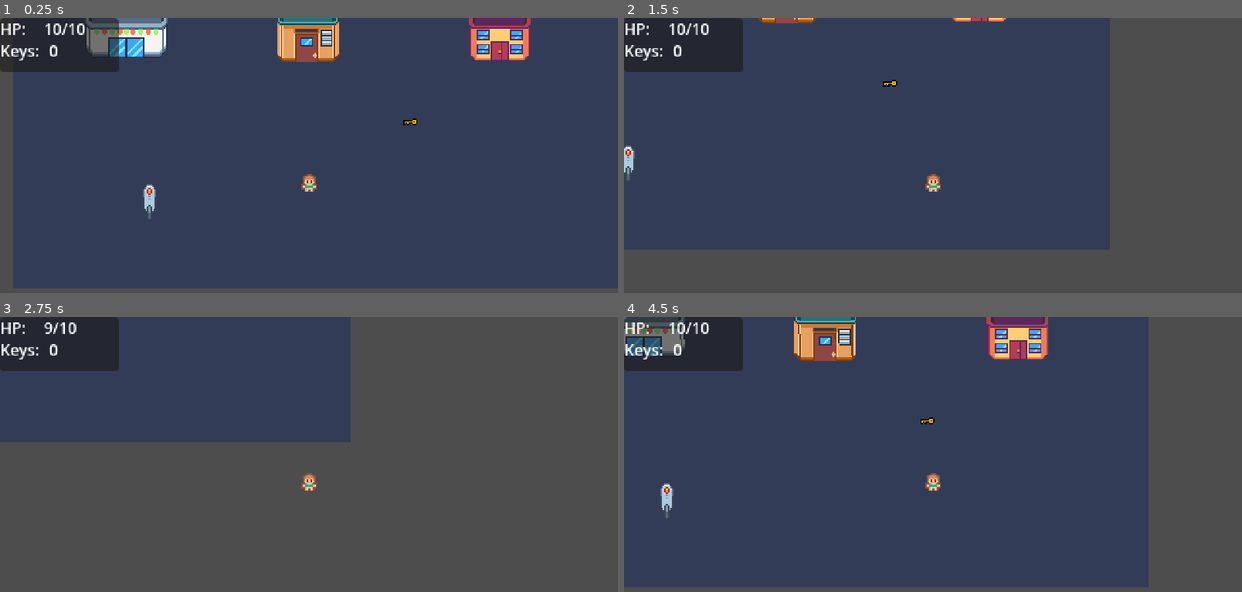
Above: before the commit, frames 1-4 (two rows, left to right).
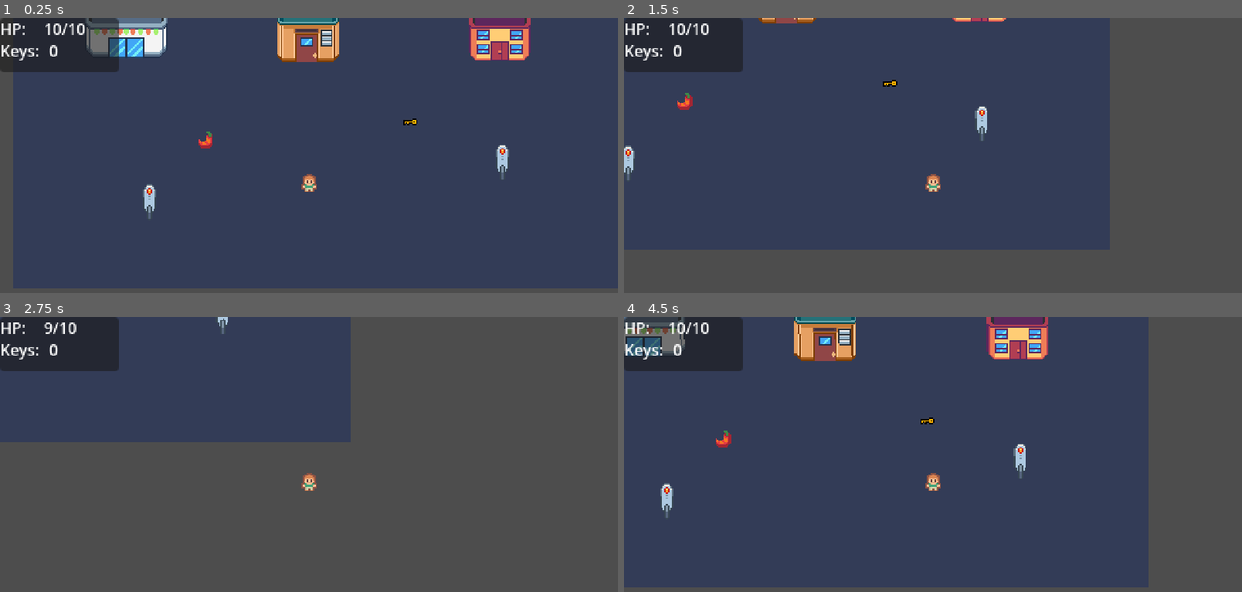
Above: after the commit, the same moments.

Repository: arahmaninov/test-street
Game: Godot game, scene res://scenes/game.tscn
Two runs of this game, one before a commit and one after it. Both use one fixed random seed, a clock stepped at 60 frames per second and the inputs below.
Inputs:
- Up to frame 1 (0.25 s): no input
- Up to frame 2 (1.5 s): tap Enter at 0.5 s; hold Right (right) 0.53-1.28 s; hold N (heal) 0.53-1.28 s; tap E (interact) at 0.8, 1.35 s; hold Down (down) from 1.28 s (still down)
- Up to frame 3 (2.75 s): tap N (heal) at 1.55 s; release Down (down) at 2.03 s; hold Right (right) from 2.03 s (still down); hold M (damage) from 2.03 s (still down); tap E (interact) at 2.3 s
- Up to frame 4 (4.5 s): release Right (right) at 2.78 s; release M (damage) at 2.78 s; hold Up (up) 2.78-3.53 s; tap N (heal) at 2.85, 4.35 s; hold E (interact) 3.53-4.28 s; hold Left (left) from 3.53 s (still down)

The runs differ from the first frame. In frame 1, 0.2% of the frame differs, in the area x 32-83%, y 41-59%; in frame 2, 0.3%, in the area x 8-59%, y 27-45%; in frame 3, less than 0.1%; in frame 4, 0.3%.

Commit message:
add: items

Diff:
--- /dev/null
+++ b/scenes/apple.tscn
@@ -0,0 +1,18 @@
+[gd_scene load_steps=4 format=3 uid="uid://b7nt8mfaipa5l"]
+
+[ext_resource type="Script" path="res://scripts/apple.gd" id="1_8wtxl"]
+[ext_resource type="Texture2D" uid="uid://n5wqt1efgc57" path="res://assets/items/apple.png" id="2_br3a0"]
+
+[sub_resource type="CircleShape2D" id="CircleShape2D_7nyyb"]
+
+[node name="apple" type="Area2D"]
+collision_layer = 8
+script = ExtResource("1_8wtxl")
+
+[node name="Sprite2D" type="Sprite2D" parent="."]
+texture = ExtResource("2_br3a0")
+
+[node name="CollisionShape2D" type="CollisionShape2D" parent="."]
+shape = SubResource("CircleShape2D_7nyyb")
+
+[connection signal="body_entered" from="." to="." method="_on_body_entered"]
--- /dev/null
+++ b/scenes/chilie.tscn
@@ -0,0 +1,18 @@
+[gd_scene load_steps=4 format=3 uid="uid://yl2loecgt2ab"]
+
+[ext_resource type="Texture2D" uid="uid://byxwcfnpkusug" path="res://assets/items/chilie.png" id="1_ftmen"]
+[ext_resource type="Script" path="res://scripts/chilie.gd" id="1_npyep"]
+
+[sub_resource type="CircleShape2D" id="CircleShape2D_nbrq1"]
+
+[node name="chilie" type="Area2D"]
+collision_layer = 8
+script = ExtResource("1_npyep")
+
+[node name="Sprite2D" type="Sprite2D" parent="."]
+texture = ExtResource("1_ftmen")
+
+[node name="CollisionShape2D" type="CollisionShape2D" parent="."]
+shape = SubResource("CircleShape2D_nbrq1")
+
+[connection signal="body_entered" from="." to="." method="_on_body_entered"]
--- a/scenes/house_indoors.tscn
+++ b/scenes/house_indoors.tscn
@@ -1,7 +1,9 @@
-[gd_scene load_steps=6 format=3 uid="uid://bpykgtdm35lge"]
+[gd_scene load_steps=8 format=3 uid="uid://bpykgtdm35lge"]
 
 [ext_resource type="Texture2D" uid="uid://y01s7qhgik14" path="res://assets/indoor/pixel-cyberpunk-interior.png" id="1_v2kvb"]
 [ext_resource type="Script" path="res://scripts/house_indoors.gd" id="1_ysm6u"]
+[ext_resource type="PackedScene" uid="uid://b53s83ngjb26c" path="res://scenes/orange.tscn" id="3_wcos8"]
+[ext_resource type="PackedScene" uid="uid://bo0ljxust3254" path="res://scenes/mushroom.tscn" id="4_o8oso"]
 
 [sub_resource type="TileSetAtlasSource" id="TileSetAtlasSource_06x4q"]
 texture = ExtResource("1_v2kvb")
@@ -494,4 +496,10 @@
 shape = SubResource("RectangleShape2D_voxd0")
 debug_color = Color(0.686275, 0.501961, 0.0509804, 0.419608)
 
+[node name="orange" parent="." instance=ExtResource("3_wcos8")]
+position = Vector2(143, 178)
+
+[node name="mushroom" parent="." instance=ExtResource("4_o8oso")]
+position = Vector2(326, 58)
+
 [connection signal="body_entered" from="door_trigger" to="." method="_on_door_trigger_body_entered"]
--- /dev/null
+++ b/scenes/mushroom.tscn
@@ -0,0 +1,18 @@
+[gd_scene load_steps=4 format=3 uid="uid://bo0ljxust3254"]
+
+[ext_resource type="Script" path="res://scripts/mushroom.gd" id="1_t1y1v"]
+[ext_resource type="Texture2D" uid="uid://bim8g8cvfxc3y" path="res://assets/items/mushroom.png" id="2_58bur"]
+
+[sub_resource type="CircleShape2D" id="CircleShape2D_2siau"]
+
+[node name="mushroom" type="Area2D"]
+collision_layer = 8
+script = ExtResource("1_t1y1v")
+
+[node name="Sprite2D" type="Sprite2D" parent="."]
+texture = ExtResource("2_58bur")
+
+[node name="CollisionShape2D" type="CollisionShape2D" parent="."]
+shape = SubResource("CircleShape2D_2siau")
+
+[connection signal="body_entered" from="." to="." method="_on_body_entered"]
--- /dev/null
+++ b/scenes/orange.tscn
@@ -0,0 +1,19 @@
+[gd_scene load_steps=4 format=3 uid="uid://b53s83ngjb26c"]
+
+[ext_resource type="Script" path="res://scripts/orange.gd" id="1_4bt37"]
+[ext_resource type="Texture2D" uid="uid://yigue3udui8u" path="res://assets/items/orange.png" id="1_74mhb"]
+
+[sub_resource type="CircleShape2D" id="CircleShape2D_7nd8c"]
+radius = 9.0
+
+[node name="orange" type="Area2D"]
+collision_layer = 8
+script = ExtResource("1_4bt37")
+
+[node name="Sprite2D" type="Sprite2D" parent="."]
+texture = ExtResource("1_74mhb")
+
+[node name="CollisionShape2D" type="CollisionShape2D" parent="."]
+shape = SubResource("CircleShape2D_7nd8c")
+
+[connection signal="body_entered" from="." to="." method="_on_body_entered"]
--- a/scenes/shop_indoors.tscn
+++ b/scenes/shop_indoors.tscn
@@ -1,7 +1,10 @@
-[gd_scene load_steps=6 format=3 uid="uid://cjhd28hkcbug2"]
+[gd_scene load_steps=9 format=3 uid="uid://cjhd28hkcbug2"]
 
 [ext_resource type="Script" path="res://scripts/shop_indoors.gd" id="1_571q0"]
 [ext_resource type="Texture2D" uid="uid://y01s7qhgik14" path="res://assets/indoor/pixel-cyberpunk-interior.png" id="1_r35lj"]
+[ext_resource type="PackedScene" uid="uid://cxble0ne5utg6" path="res://scenes/lamp.tscn" id="3_c0bv4"]
+[ext_resource type="PackedScene" uid="uid://c8ke6ox85r83s" path="res://scenes/storage.tscn" id="4_5d6oy"]
+[ext_resource type="PackedScene" uid="uid://b7nt8mfaipa5l" path="res://scenes/apple.tscn" id="5_22lpl"]
 
 [sub_resource type="TileSetAtlasSource" id="TileSetAtlasSource_thp62"]
 texture = ExtResource("1_r35lj")
@@ -480,7 +483,7 @@
 tile_set = SubResource("TileSet_k6urk")
 format = 2
 layer_0/tile_data = PackedInt32Array(0, 131074, 3, 65536, 131074, 2, 131072, 2, 2, 196608, 65538, 3, 262144, 131074, 2, …(2155 unchanged characters)…
-layer_1/tile_data = PackedInt32Array(65536, 262146, 6, 13107 …(624 unchanged characters)…  6, 393216, 262146, 6, 327680, 262146, 6, 65548, 1048578, 4, 65549, 1114114, 4, 196610, 1179650, 5)
+layer_1/tile_data = PackedInt32Array(65536, 262146, 6, 13107 …(624 unchanged characters)…  6, 393216, 262146, 6, 327680, 262146, 6)
 
 [node name="entrance_marker" type="Marker2D" parent="."]
 position = Vector2(226, 224)
@@ -493,4 +496,13 @@
 shape = SubResource("RectangleShape2D_m4nok")
 debug_color = Color(0.666667, 0.509804, 0.0901961, 0.419608)
 
+[node name="Lamp" parent="." instance=ExtResource("3_c0bv4")]
+position = Vector2(109, 142)
+
+[node name="Storage" parent="." instance=ExtResource("4_5d6oy")]
+position = Vector2(384, 81)
+
+[node name="apple" parent="." instance=ExtResource("5_22lpl")]
+position = Vector2(369, 206)
+
 [connection signal="body_entered" from="door_trigger" to="." method="_on_door_trigger_body_entered"]
--- /dev/null
+++ b/scenes/storage.tscn
@@ -0,0 +1,55 @@
+[gd_scene load_steps=5 format=3 uid="uid://c8ke6ox85r83s"]
+
+[ext_resource type="Script" path="res://scripts/storage.gd" id="1_gijvi"]
+[ext_resource type="Texture2D" uid="uid://rhy6mkw5bvhu" path="res://assets/objects/storage.png" id="1_x464i"]
+
+[sub_resource type="RectangleShape2D" id="RectangleShape2D_oghm2"]
+size = Vector2(56, 22)
+
+[sub_resource type="CircleShape2D" id="CircleShape2D_cv37o"]
+radius = 36.0
+
+[node name="Storage" type="StaticBody2D"]
+collision_layer = 16
+script = ExtResource("1_gijvi")
+message = "The answer is 42"
+
+[node name="Sprite2D" type="Sprite2D" parent="."]
+texture = ExtResource("1_x464i")
+
+[node name="CollisionShape2D" type="CollisionShape2D" parent="."]
+position = Vector2(0, -2)
+shape = SubResource("RectangleShape2D_oghm2")
+
+[node name="Area2D" type="Area2D" parent="."]
+collision_layer = 16
+
+[node name="CollisionShape2D" type="CollisionShape2D" parent="Area2D"]
+shape = SubResource("CircleShape2D_cv37o")
+debug_color = Color(0.784314, 0.192157, 0.941176, 0.419608)
+
+[node name="Panel" type="Panel" parent="."]
+visible = false
+offset_left = -13.0
+offset_top = -47.0
+offset_right = 10.0
+offset_bottom = -26.0
+
+[node name="Label" type="Label" parent="Panel"]
+layout_mode = 1
+anchors_preset = 8
+anchor_left = 0.5
+anchor_top = 0.5
+anchor_right = 0.5
+anchor_bottom = 0.5
+offset_left = -3.5
+offset_top = -8.5
+offset_right = 5.5
+offset_bottom = 14.5
+grow_horizontal = 2
+grow_vertical = 2
+theme_override_font_sizes/font_size = 12
+text = "E"
+
+[connection signal="body_entered" from="Area2D" to="." method="_on_area_2d_body_entered"]
+[connection signal="body_exited" from="Area2D" to="." method="_on_area_2d_body_exited"]
--- a/scenes/street.tscn
+++ b/scenes/street.tscn
@@ -8,6 +8,7 @@
 [ext_resource type="PackedScene" uid="uid://ua8sa50t8r0a" path="res://scenes/house_key.tscn" id="6_bydo3"]
 [ext_resource type="PackedScene" uid="uid://b7iytyv57hylv" path="res://scenes/empty_building.tscn" id="7_l87rh"]
 [ext_resource type="PackedScene" uid="uid://cxble0ne5utg6" path="res://scenes/lamp.tscn" id="8_2xvci"]
+[ext_resource type="PackedScene" uid="uid://yl2loecgt2ab" path="res://scenes/chilie.tscn" id="9_ger6a"]
 
 [sub_resource type="TileSetAtlasSource" id="TileSetAtlasSource_jr6c8"]
 texture = ExtResource("1_7f13g")
@@ -1846,3 +1847,10 @@
 
 [node name="Lamp" parent="." instance=ExtResource("8_2xvci")]
 position = Vector2(107, 206)
+
+[node name="Lamp2" parent="." instance=ExtResource("8_2xvci")]
+position = Vector2(381, 175)
+message = "The winter is coming"
+
+[node name="chilie" parent="." instance=ExtResource("9_ger6a")]
+position = Vector2(150, 158)
--- a/scripts/Player.gd
+++ b/scripts/Player.gd
@@ -9,11 +9,13 @@
 @export var health: int:
 	get = get_health,
 	set = set_health
-@export var max_health: int = 10
+@export var max_health: int = 10:
+	set = set_max_health
 var keys: int = 0:
 	set = set_keys
 
 var object_to_interact: StaticBody2D
+
 
 func _ready() -> void:
 	health = max_health
@@ -22,11 +24,7 @@
 func _input(event: InputEvent) -> void:
 	if event.is_action_pressed("interact"):
 		if object_to_interact != null:
-			print("I'm interacting with " + str(object_to_interact.name))
-			print(object_to_interact.message)
 			interacted_with_object.emit(object_to_interact.message)
-		else:
-			print("NOthing to interact with")
 
 
 	if event.is_action_pressed("damage"):
@@ -55,6 +53,11 @@
 	health_changed.emit()
 
 
+func set_max_health(value: int) -> void:
+	max_health = value
+	health = max_health
+	health_changed.emit()
+
 func set_keys(value: int) -> void:
 	keys = value
 	keys_changed.emit()
--- /dev/null
+++ b/scripts/apple.gd
@@ -0,0 +1,9 @@
+extends Area2D
+
+
+
+func _on_body_entered(body: Node2D) -> void:
+	if body is Player:
+		body.health += 1
+		GameData.objects["apple_taken"] = true
+		queue_free()
--- /dev/null
+++ b/scripts/chilie.gd
@@ -0,0 +1,8 @@
+extends Area2D
+
+
+func _on_body_entered(body: Node2D) -> void:
+	if body is Player:
+		body.health -= 1
+		GameData.objects["chilie_taken"] = true
+		queue_free()
--- a/scripts/game_data.gd
+++ b/scripts/game_data.gd
@@ -2,7 +2,11 @@
 
 var objects: Dictionary = {
 	"shop_key_taken": false,
-	"house_key_taken": false
+	"house_key_taken": false,
+	"apple_taken": false,
+	"orange_taken": false,
+	"chilie_taken": false,
+	"mushroom_taken": false
 }
 
 var buildings: Dictionary = {
--- a/scripts/house_indoors.gd
+++ b/scripts/house_indoors.gd
@@ -5,6 +5,7 @@
 
 
 func _ready() -> void:
+	items_setup()
 	player = get_tree().get_first_node_in_group("player")
 	player.position = entrance_marker.position
 
@@ -12,3 +13,10 @@
 func _on_door_trigger_body_entered(body: Node2D) -> void:
 	if body is Player:
 		SceneSwitcher.switch("res://scenes/street.tscn")
+
+
+func items_setup() -> void:
+	if GameData.objects["orange_taken"]:
+		$orange.queue_free()
+	if GameData.objects["mushroom_taken"]:
+		$mushroom.queue_free()
--- /dev/null
+++ b/scripts/mushroom.gd
@@ -0,0 +1,8 @@
+extends Area2D
+
+
+func _on_body_entered(body: Node2D) -> void:
+	if body is Player:
+		body.max_health -= 10
+		GameData.objects["mushroom_taken"] = true
+		queue_free()
--- /dev/null
+++ b/scripts/orange.gd
@@ -0,0 +1,9 @@
+extends Area2D
+
+
+func _on_body_entered(body: Node2D) -> void:
+	if body is Player:
+		body.max_health += 1
+		body.health += 1
+		GameData.objects["orange_taken"] = true
+		queue_free()
--- a/scripts/shop_indoors.gd
+++ b/scripts/shop_indoors.gd
@@ -5,6 +5,7 @@
 
 
 func _ready() -> void:
+	items_setup()
 	player = get_tree().get_first_node_in_group("player")
 	player.position = entrance_marker.position
 
@@ -12,3 +13,8 @@
 func _on_door_trigger_body_entered(body: Node2D) -> void:
 	if body is Player:
 		SceneSwitcher.switch("res://scenes/street.tscn")
+
+
+func items_setup() -> void:
+	if GameData.objects["apple_taken"]:
+		$apple.queue_free()
--- /dev/null
+++ b/scripts/storage.gd
@@ -0,0 +1,16 @@
+extends StaticBody2D
+
+@export var message: String
+@onready var panel: Panel = $Panel
+
+
+func _on_area_2d_body_entered(body: Node2D) -> void:
+	if body is Player:
+		panel.visible = true
+		body.object_to_interact = self
+
+
+func _on_area_2d_body_exited(body: Node2D) -> void:
+	if body is Player:
+		panel.visible = false
+		body.object_to_interact = null
--- a/scripts/street.gd
+++ b/scripts/street.gd
@@ -23,3 +23,5 @@
 		$Key.queue_free()
 	if GameData.objects["house_key_taken"]:
 		$HouseKey.queue_free()
+	if GameData.objects["chilie_taken"]:
+		$chilie.queue_free()
Binary file added: assets/items/apple.png
Not shown, added: assets/items/apple.png.import
Binary file added: assets/items/chilie.png
Not shown, added: assets/items/chilie.png.import
Binary file added: assets/items/mushroom.png
Not shown, added: assets/items/mushroom.png.import
Binary file added: assets/items/orange.png
Not shown, added: assets/items/orange.png.import
Binary file added: assets/objects/storage.png
Not shown, added: assets/objects/storage.png.import
Not shown: 1 places in scenes/street.tscn that only renumber resources
